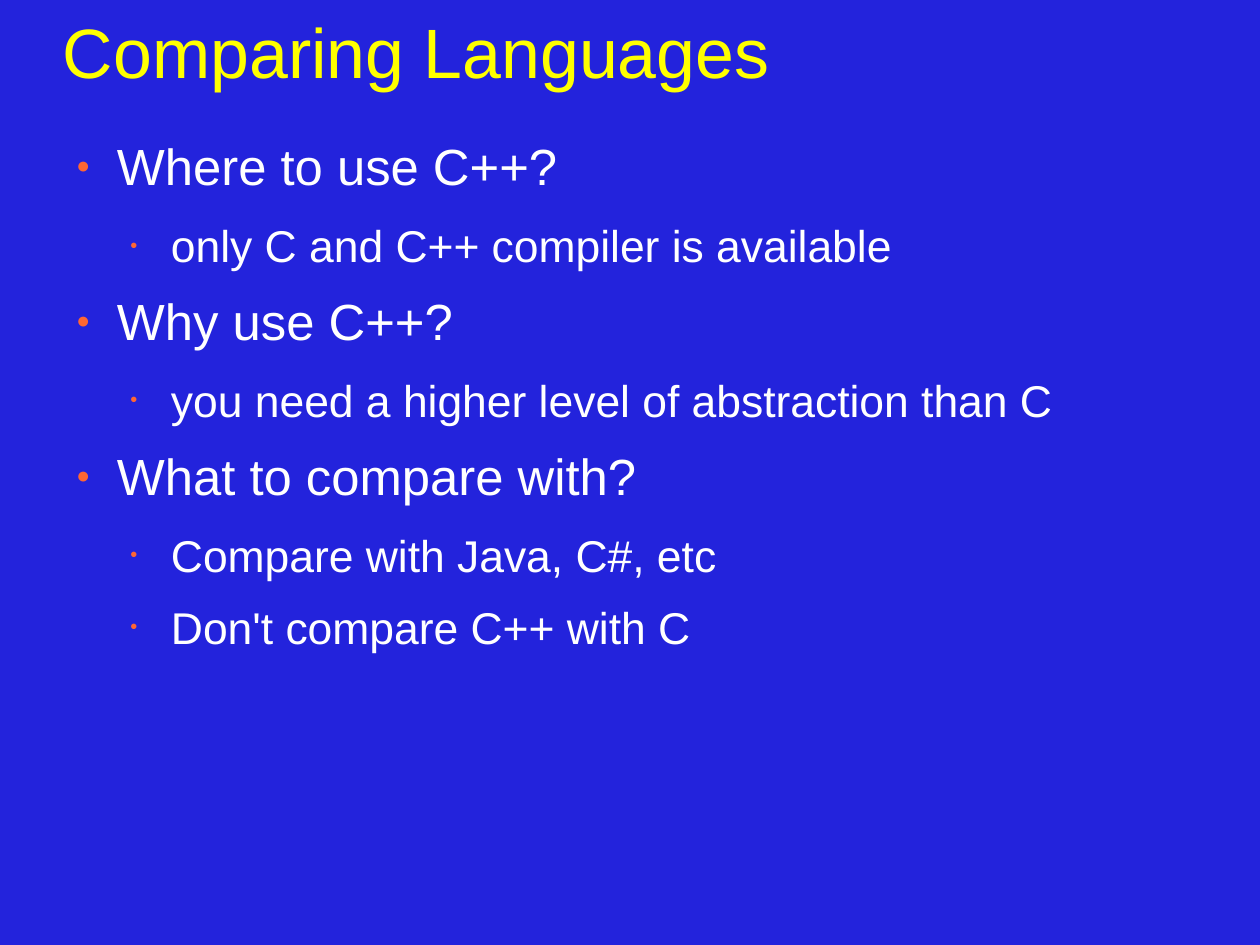
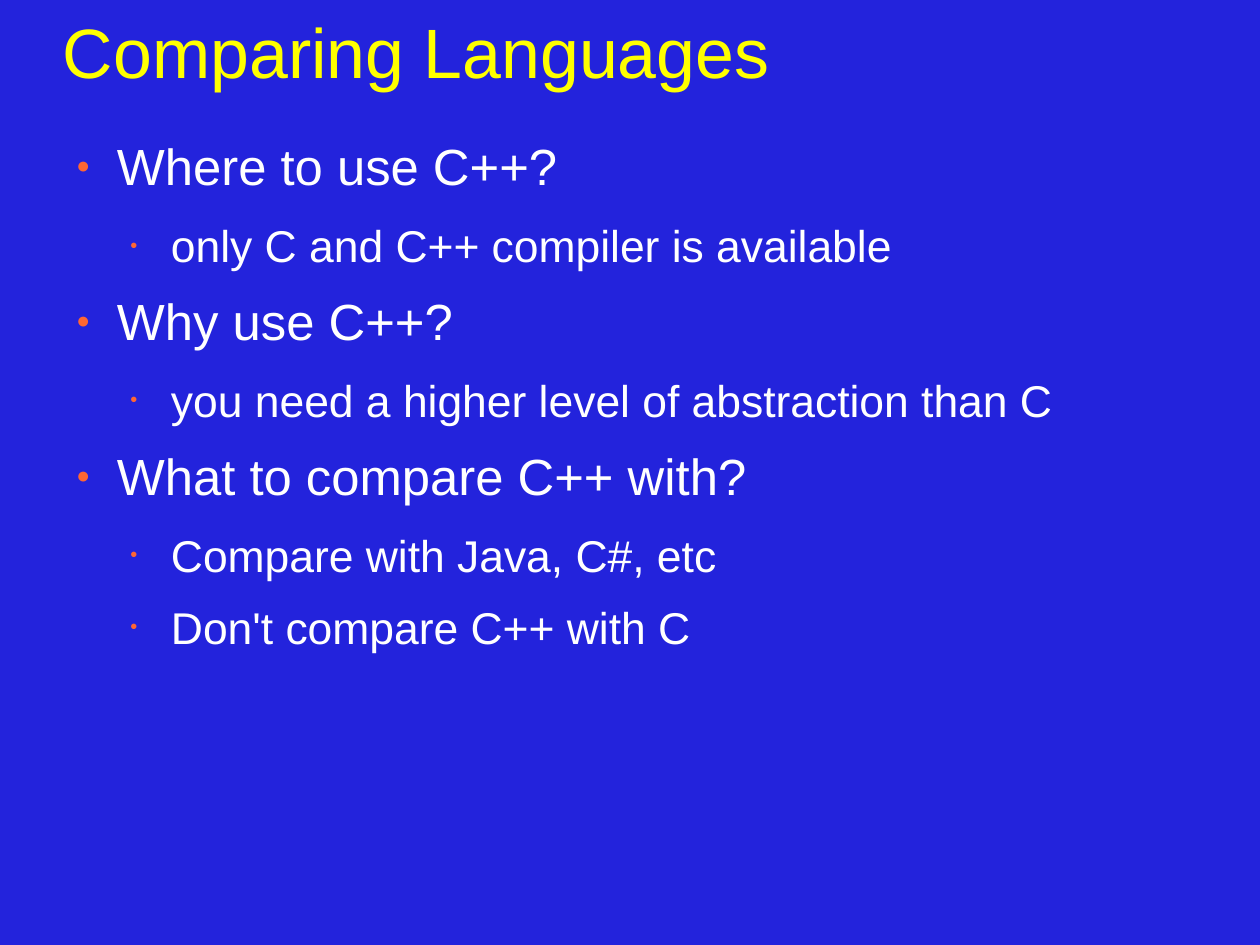
Before and after one commit to JonJagger/two-day-courses, a slide deck: slide 11 of cppf/01_Introduction_to_C++.odp. Drawn at 1260x945 pixels with LibreOffice and Linux fonts; fonts in the diff are those of the drawing. Boxes give left, top, right and bottom in pixels: in the first picture for what was removed or moved away, otherwise in the second. Text is boxed around its words. In the diff, an @@ line names an element or a change of style, - is before the commit and + after.

```diff
--- a/cppf/01_Introduction_to_C++.odp
+++ b/cppf/01_Introduction_to_C++.odp
@@ text at (x1=117, y1=458, x2=747, y2=506): text changed @@
-● What to compare with?
+● What to compare C++ with?
```
Also in this commit, not shown: 1 other slide changed, 7 other files.
